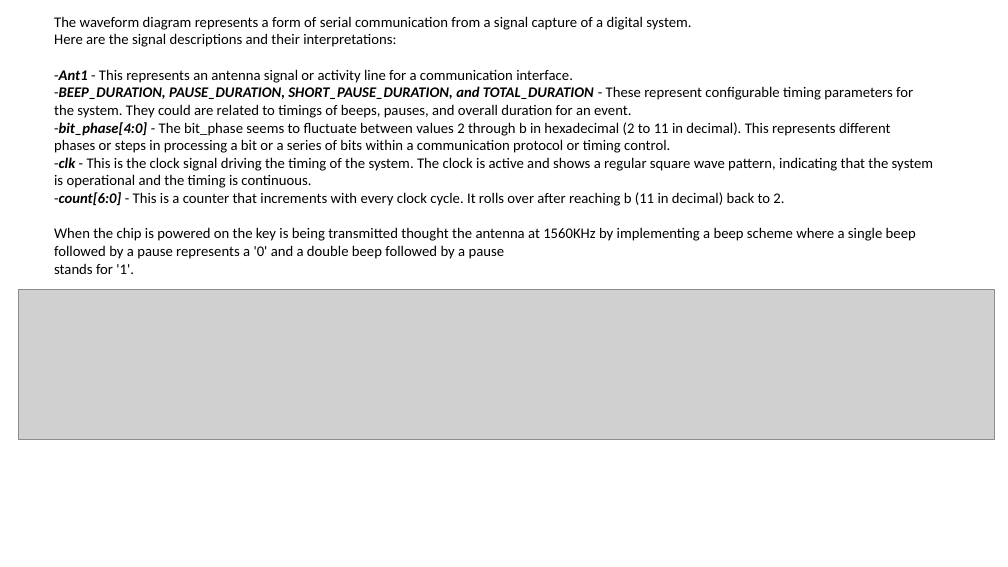
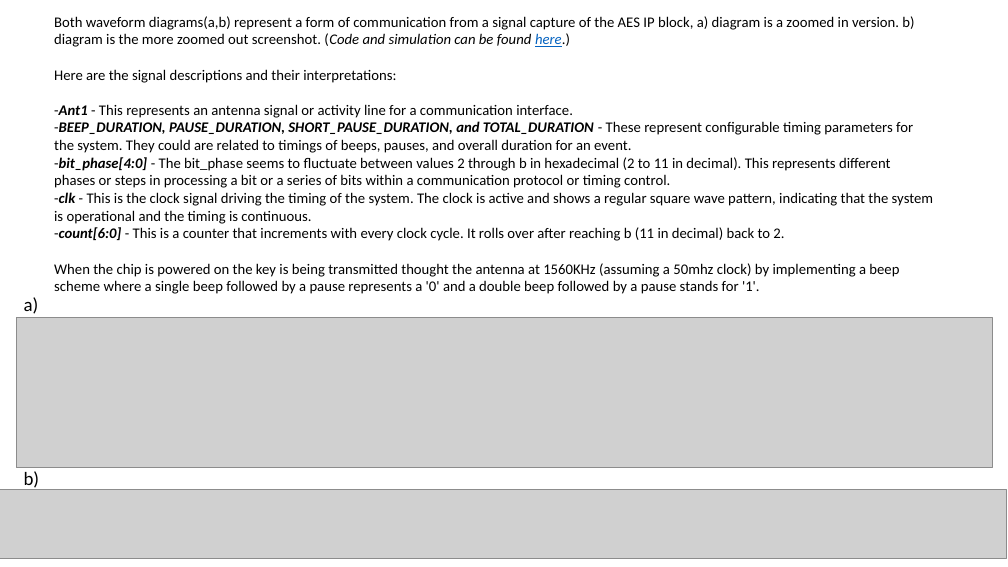
Before and after one commit to Lefteris-B/SystemsGenesis_CSAW2023, a slide deck: slide 21 of presentation/CSAW_2023_second_stage v2 .pptx. Drawn at 1008x567 pixels with LibreOffice and Linux fonts; fonts in the diff are those of the drawing; grey boxes stand for pictures. Boxes give left, top, right and bottom in pixels: in the first picture for what was removed or moved away, otherwise in the second. Text is boxed around its words. In the diff, an @@ line names an element or a change of style, - is before the commit and + after.

```diff
--- a/presentation/CSAW_2023_second_stage v2 .pptx
+++ b/presentation/CSAW_2023_second_stage v2 .pptx
@@ text at bbox=[54, 16, 914, 47]: text changed @@
-The waveform diagram represents a form of serial communication from a signal capture of a digital system.
+Both waveform diagrams(a,b) represent a form of communication from a signal capture of the AES IP block, a) diagram is a zoomed in version. b) diagram is the more zoomed out screenshot. (Code and simulation can be found here.)
@@ text at bbox=[54, 263, 899, 294]: text changed @@
-When the chip is powered on the key is being transmitted thought the antenna at 1560KHz by implementing a beep scheme where a single beep followed by a pause represents a '0' and a double beep followed by a pause
-stands for '1'.
+When the chip is powered on the key is being transmitted thought the antenna at 1560KHz (assuming a 50mhz clock) by implementing a beep scheme where a single beep followed by a pause represents a '0' and a double beep followed by a pause stands for '1'.
@@ text added at bbox=[24, 297, 39, 314], 18 pt, text #000000 @@
+a)
@@ picture: place and size @@
-picture at bbox=[19, 289, 995, 439]
+picture at bbox=[16, 318, 992, 468]
@@ text added at bbox=[24, 471, 40, 491], 18 pt, text #000000 @@
+b)
@@ picture added at bbox=[0, 489, 1006, 558] @@
```
Also in this commit, not shown: 5 other slides changed, 3 other files.
